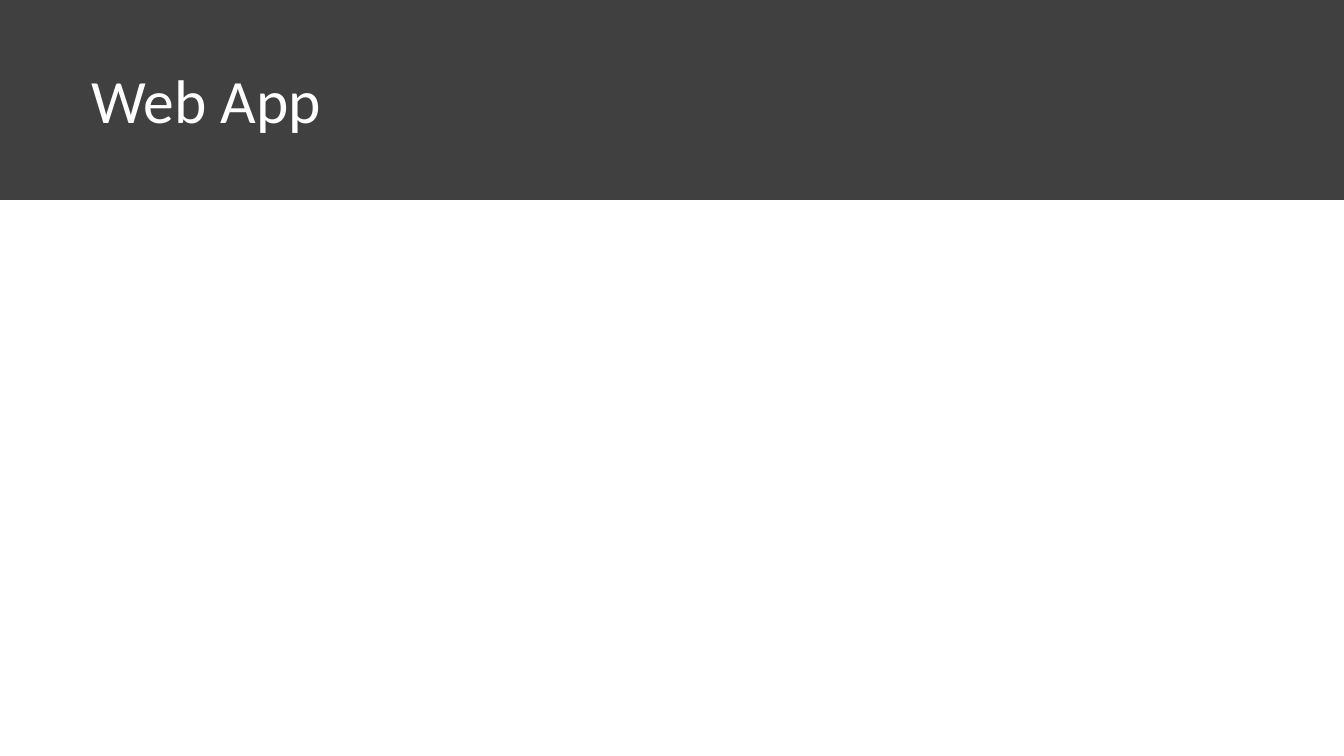
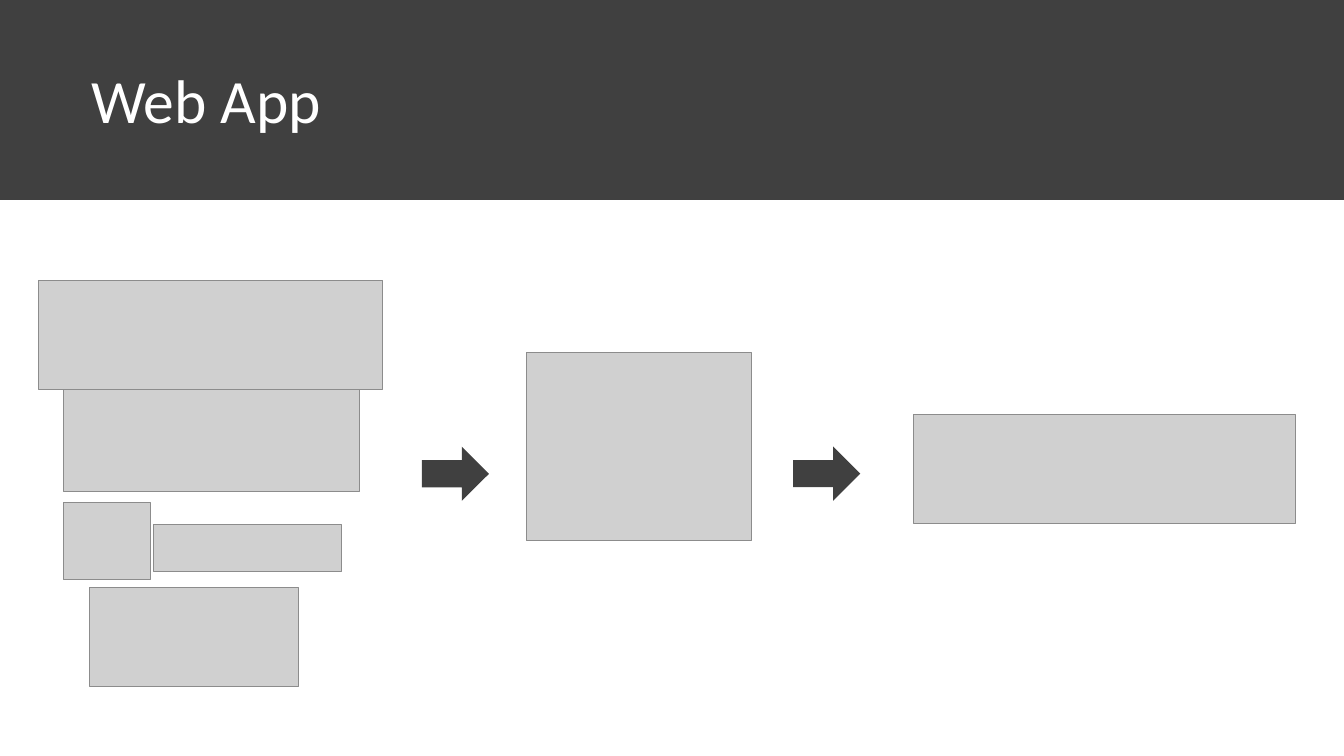
Before and after one commit to chrisluedtke/talks, a slide deck: slide 14 of 2018-06-14-ChiPy/Presentation.pptx (slide 8 before the commit). Drawn at 1344x756 pixels with LibreOffice and Linux fonts; fonts in the diff are those of the drawing; grey boxes stand for pictures. Boxes give left, top, right and bottom in pixels: in the first picture for what was removed or moved away, otherwise in the second. Text is boxed around its words. In the diff, an @@ line names an element or a change of style, - is before the commit and + after.

```diff
--- a/2018-06-14-ChiPy/Presentation.pptx
+++ b/2018-06-14-ChiPy/Presentation.pptx
@@ picture added at [38,280,383,389] @@
@@ picture added at [526,352,751,540] @@
@@ picture added at [64,389,360,492] @@
@@ picture added at [914,414,1296,523] @@
@@ down arrow added at [422,447,490,502], fill #404040 @@
@@ down arrow added at [793,447,861,502], fill #404040 @@
@@ picture added at [64,502,150,580] @@
@@ picture added at [153,525,341,572] @@
@@ picture added at [90,588,298,687] @@
```
Also in this commit, not shown: 2 other slides changed, 8 slides added, 1 other file.
